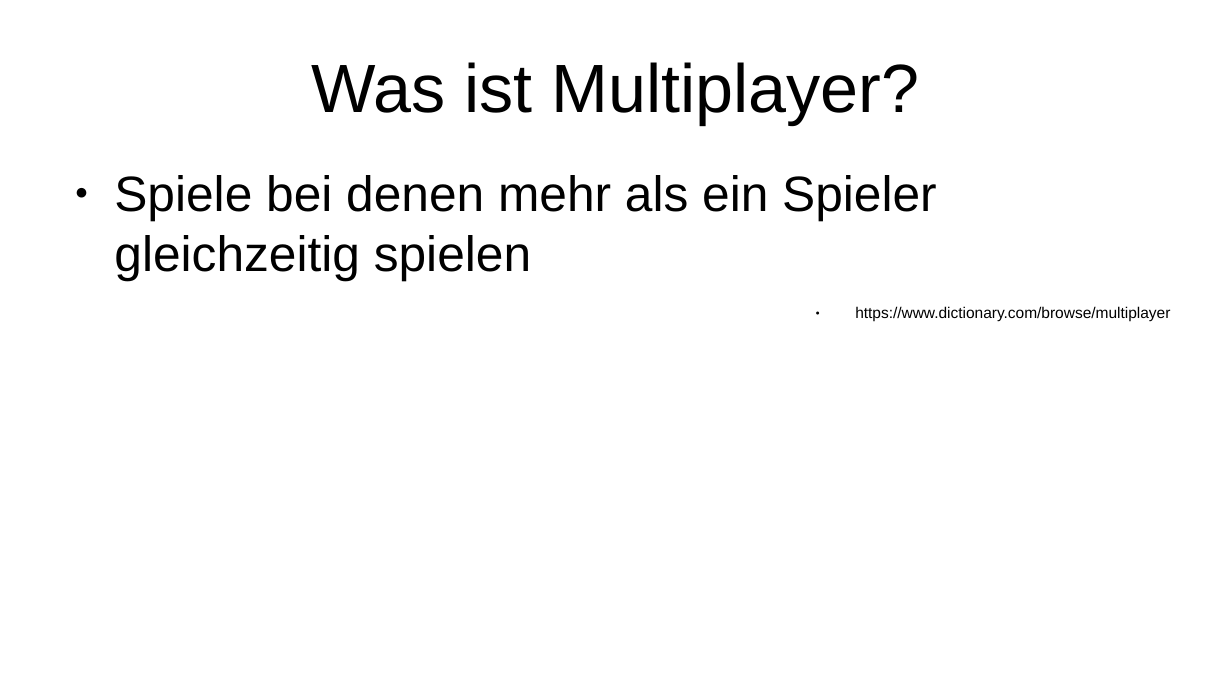
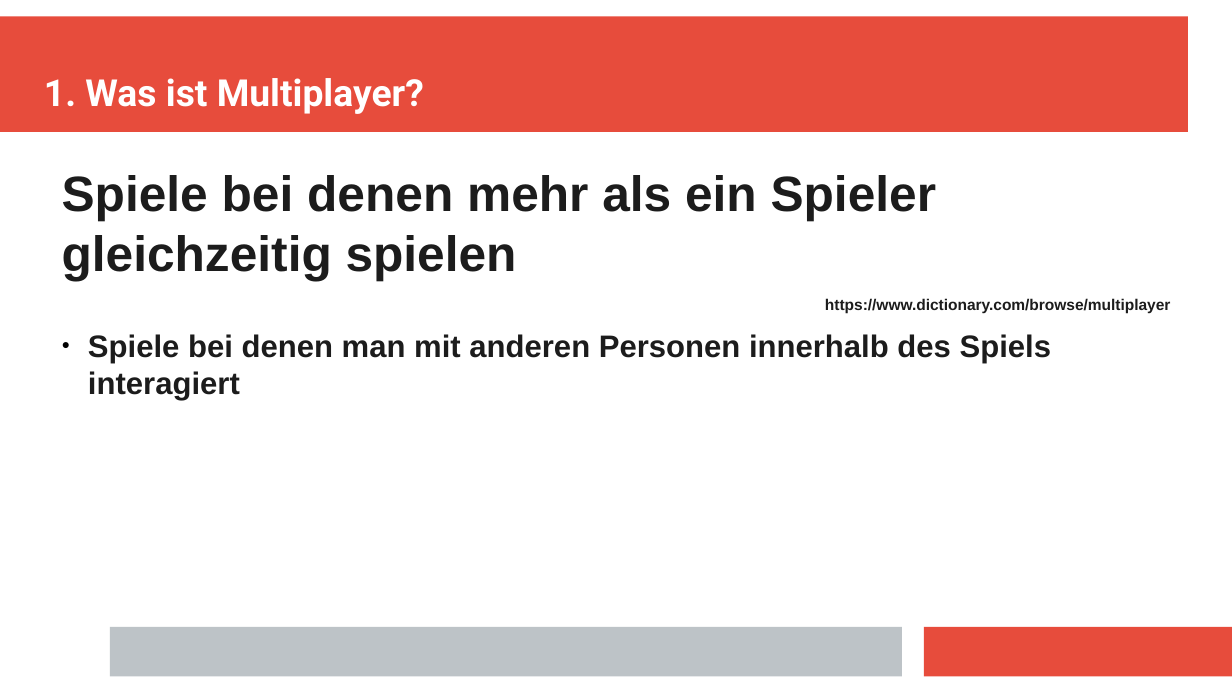
Before and after one commit to Aureumignis/UniStuff, a slide deck: slide 5 of WISE2020/HTiESD/HTiEDS_Praesentation.odp. Drawn at 1232x693 pixels with LibreOffice and Linux fonts; fonts in the diff are those of the drawing. Boxes give left, top, right and bottom in pixels: in the first picture for what was removed or moved away, otherwise in the second. Text is boxed around its words. In the diff, an @@ line names an element or a change of style, - is before the commit and + after.

```diff
--- a/WISE2020/HTiESD/HTiEDS_Praesentation.odp
+++ b/WISE2020/HTiESD/HTiEDS_Praesentation.odp
@@ rectangle added at (0,17,1188,132), fill #E74C3C @@
@@ title "1. Was ist Multiplayer?" at (44,78,424,114): vertical alignment middle to bottom @@
@@ title at (44,78,424,114): text changed; size 44 to 24 pt; font Arial to Roboto; text colour #000000 to #FFFFFF; bold on @@
-Was ist Multiplayer?
+1. Was ist Multiplayer?
@@ text at (62,175,1170,313): text colour #000000 to #1C1C1C, bold on in "Spiele bei denen mehr als ein Spieler ...", "https://www.dictionary.com/browse/multiplayer"; bullet ● to none; less space between paragraphs @@
@@ text at (88,334,1051,401): paragraph added @@
+● Spiele bei denen man mit anderen Personen innerhalb des Spiels interagiert
@@ rectangle added at (110,627,902,676), fill #BDC3C7 @@
@@ rectangle added at (925,627,1232,676), fill #E74C3C @@
```
Also in this commit, not shown: 14 other slides changed, 3 slides added, 1 slide removed.
